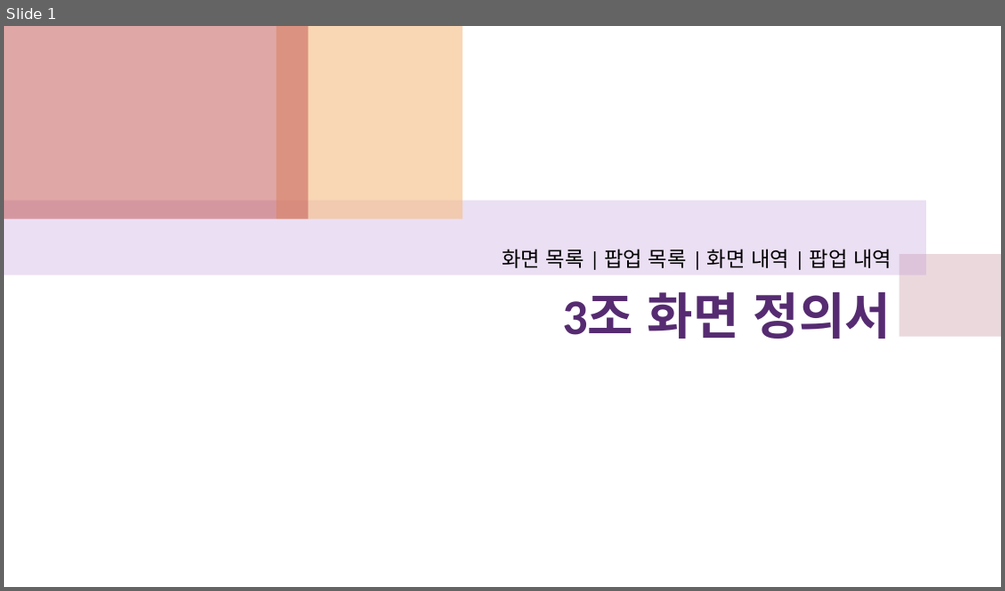
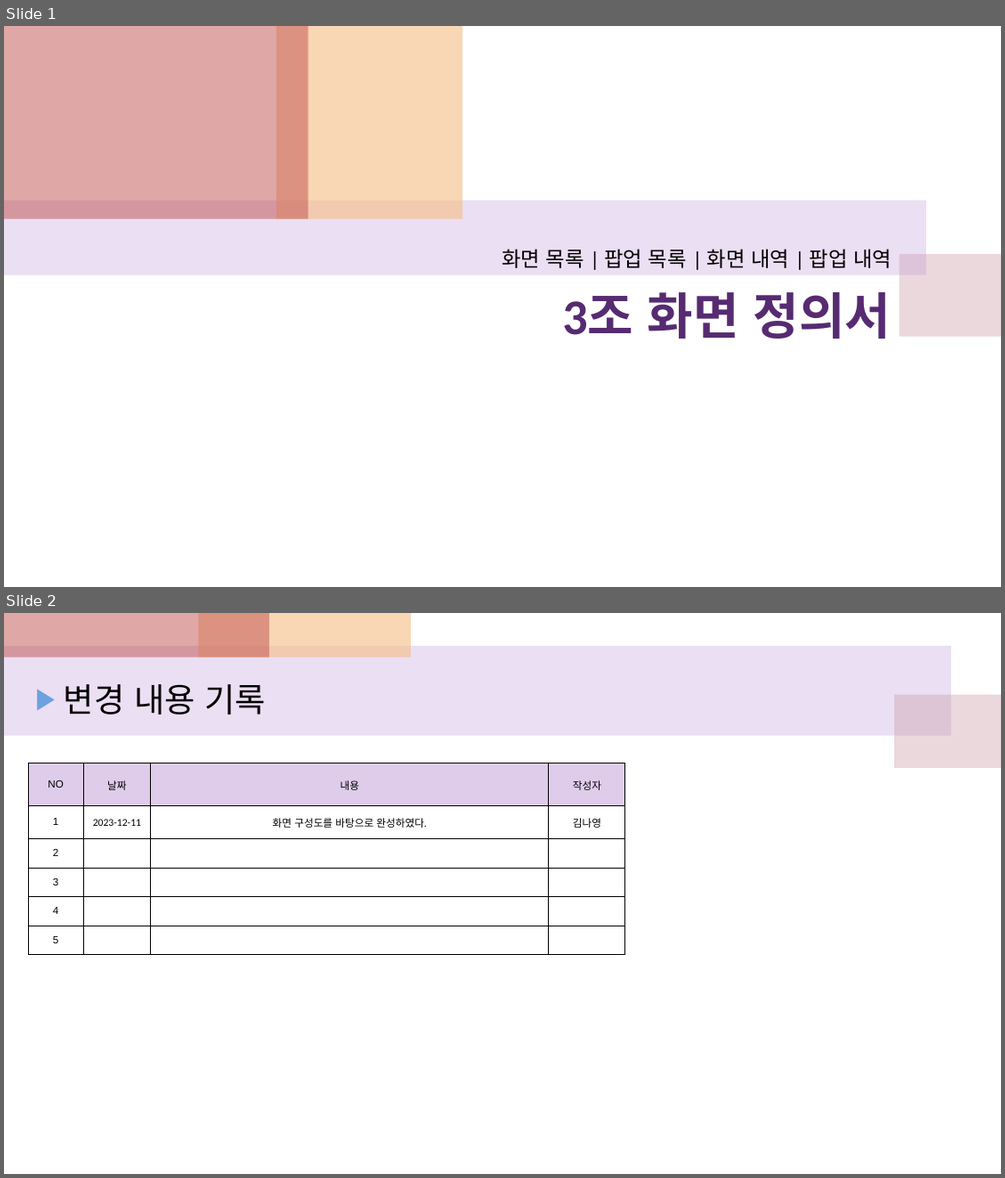
Before and after one commit to lth0813/Sprint-I, a slide deck: 3조 화면 정의서.pptx. Shown one above the other, each under a label of ours: slide 1 before the commit, slides 1 and 2 after it. The pictures are 1005x591 and 1005x1178 pixels, drawn with LibreOffice and Linux fonts; fonts in the diff are those of the drawing. Boxes give left, top, right and bottom in pixels: in the first picture for what was removed or moved away, otherwise in the second. Text is boxed around its words. In the diff, an @@ line names an element or a change of style, - is before the commit and + after.

Commit message:
화면정의서(변경하시면 기록하세요.)

```diff
--- a/3조 화면 정의서.pptx
+++ b/3조 화면 정의서.pptx
@@ slide 2 added at (4,613,1001,1174), background #FFFFFF @@
@@ rectangle added at (4,613,269,657), fill #C0504D at 50% opacity @@
@@ rectangle added at (198,613,411,657), fill #F5BC83 at 60% opacity @@
@@ rectangle added at (4,646,952,736), fill #BF98D8 at 30% opacity @@
@@ text added at (64,684,266,714), 32 pt, text #000000 @@
+▶ 변경 내용 기록
@@ rectangle added at (895,695,1001,768), fill #CC9EAC at 40% opacity @@
@@ table added at (28,763,625,955), 6 rows, 4 columns @@
+NO | 날짜 | 내용 | 작성자
+1 | 2023-12-11 | 화면 구성도를 바탕으로 완성하였다. | 김나영
+2 |  |  | 
+3 |  |  | 
+4 |  |  | 
+5 |  |  | 
```
